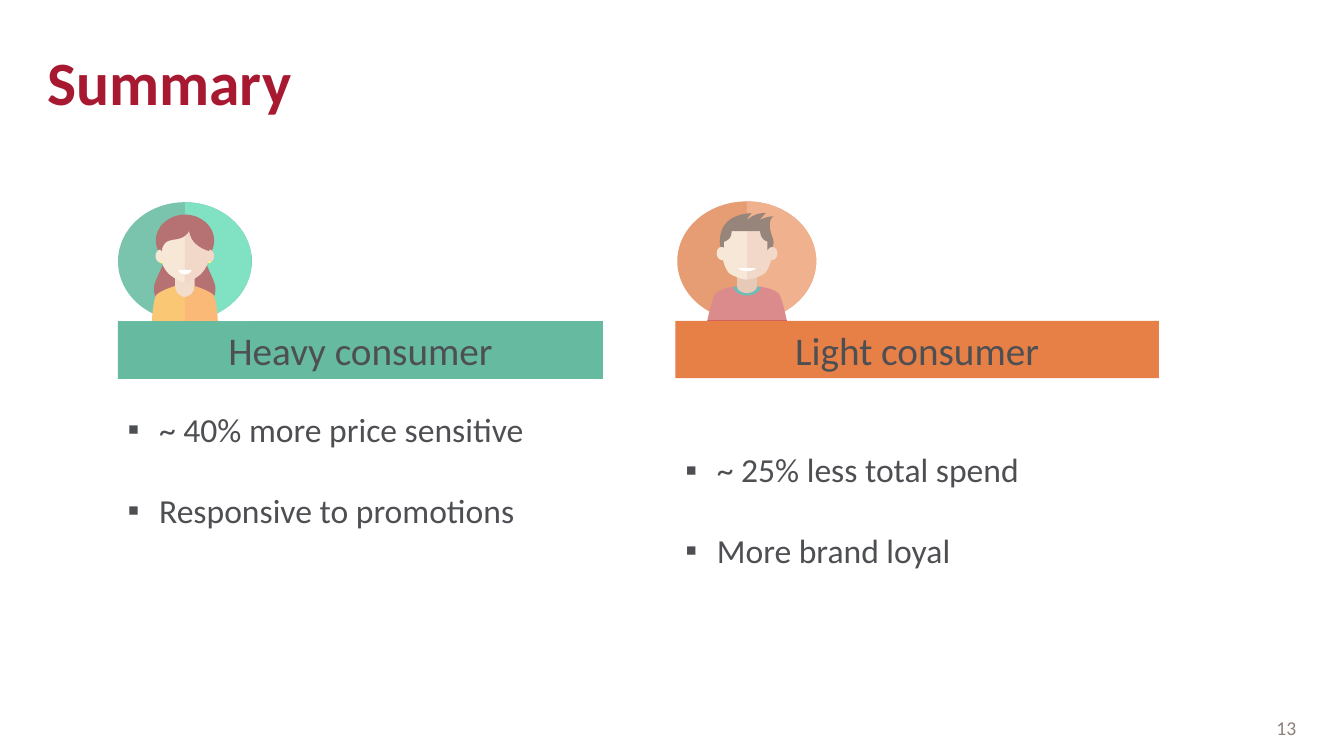
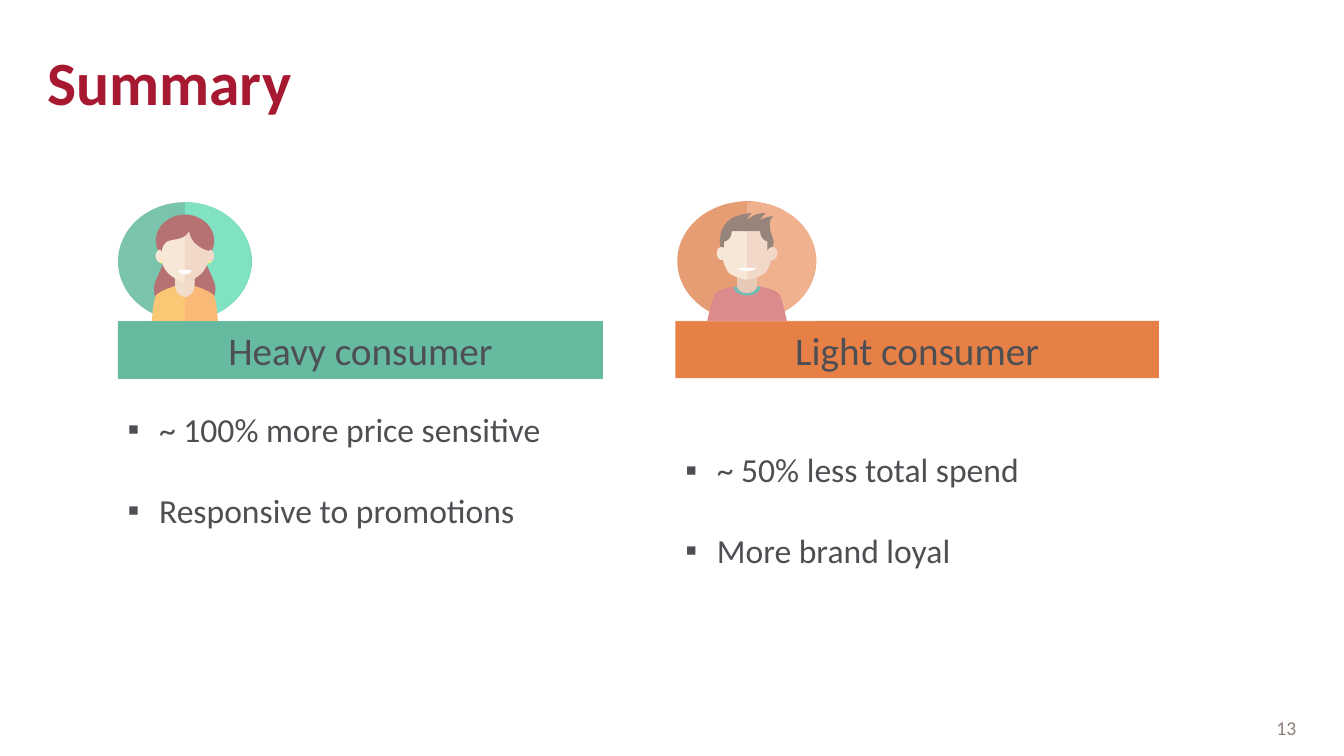
Before and after one commit to Jim89/retailGroupProject, a slide deck: slide 13 of Instant Coffee V4.pptx. Drawn at 1344x756 pixels with LibreOffice and Linux fonts; fonts in the diff are those of the drawing. Boxes give left, top, right and bottom in pixels: in the first picture for what was removed or moved away, otherwise in the second. Text is boxed around its words. In the diff, an @@ line names an element or a change of style, - is before the commit and + after.

```diff
--- a/Instant Coffee V4.pptx
+++ b/Instant Coffee V4.pptx
@@ text at (183, 419, 541, 448): text changed @@
-▪ ~ 40% more price sensitive
+▪ ~ 100% more price sensitive
@@ text at (741, 458, 1019, 488): text changed @@
-▪ ~ 25% less total spend
+▪ ~ 50% less total spend
```
Also in this commit, not shown: 2 other slides changed, 1 slide added, 1 slide removed.
